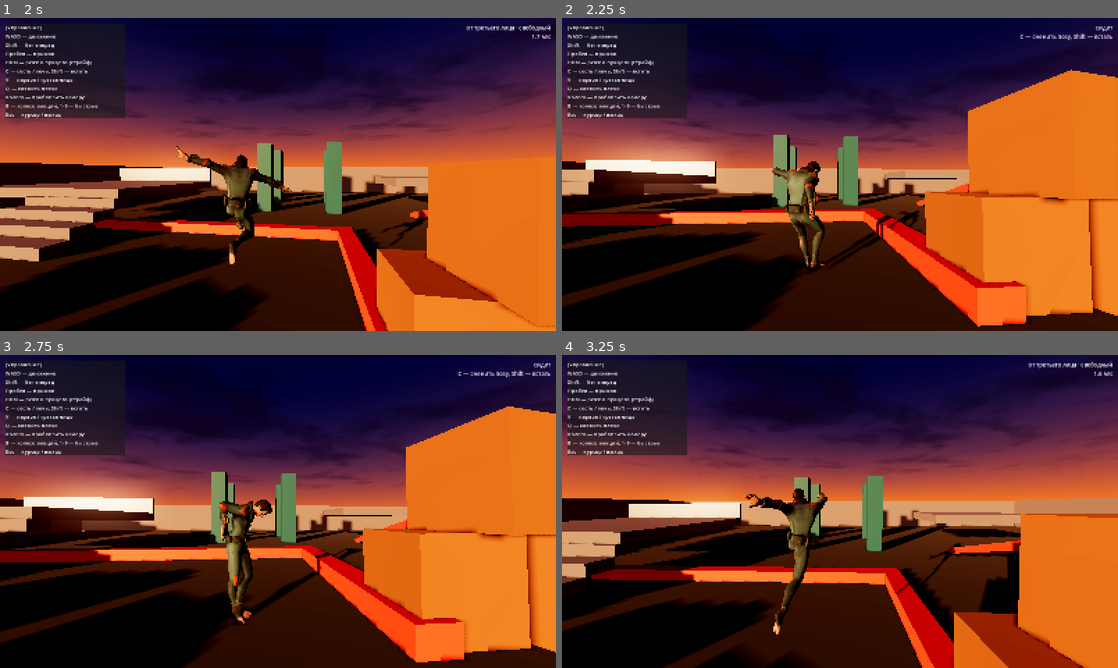
Above: before the commit, frames 1-4 (two rows, left to right).
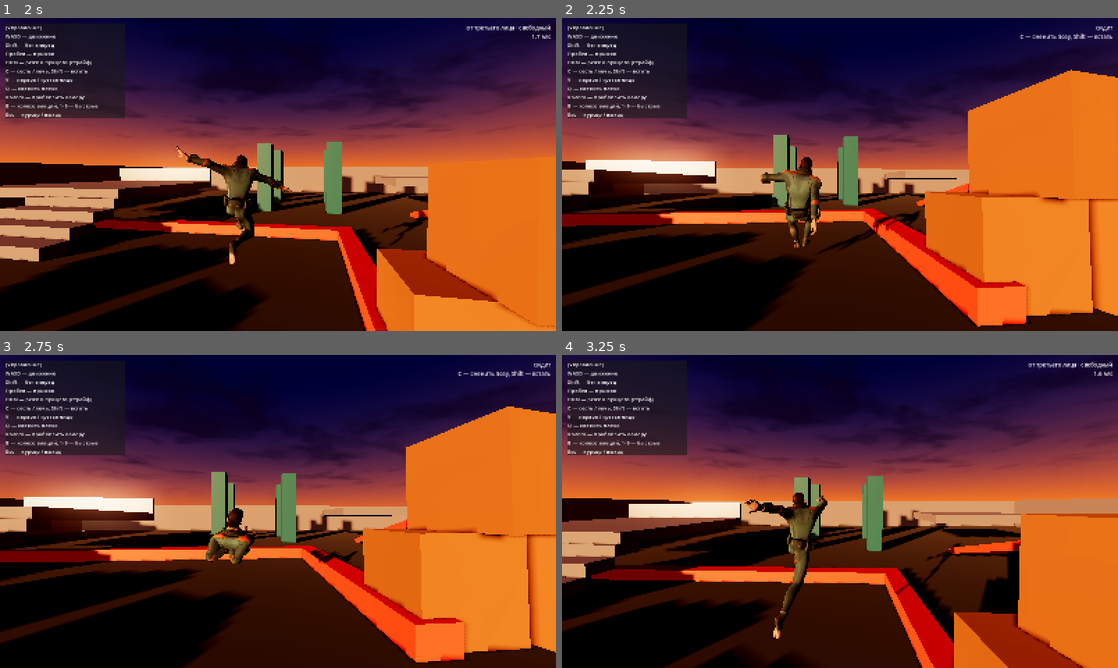
Above: after the commit, the same moments.

Repository: gazpromivanovic-boop/Sex
Game: Godot game, scene res://scenes/main.tscn
Same seed, same stepped clock (60 frames per second), same inputs: the game is played once before the commit and once after it.
Inputs (mouse positions are in pixels of both pictures, inside the frame that each line leads up to):
- Up to frame 1 (2 s): move the mouse to (305, 174) at 0.52 s; hold Right mouse button (aim) 0.53-1.28 s; hold W (move_forward) from 0.53 s (still down); tap Space (jump) at 0.77, 1.52 s; move the mouse to (250, 174) at 1.27 s; tap B (emote_wheel) at 1.35 s
- Up to frame 2 (2.25 s): keep holding W (move_forward); move the mouse to (851, 168) at 2.02 s; tap C (pose_cycle) at 2.1 s
- Up to frame 3 (2.75 s): keep holding W (move_forward)
- Up to frame 4 (3.25 s): keep holding W (move_forward); move the mouse to (834, 517) at 2.77 s; tap Shift (sprint) at 2.85 s; tap Space (jump) at 3.02 s

Frame 1 is identical in both runs. In frame 2, 2.1% of the frame differs, in the area x 35-65%, y 44-82%; in frame 3, 2.3%, in the area x 37-65%, y 46-87%; in frame 4, 1.2%.

Commit message:
Поза приезжала повёрнутой: поправка на разницу рестовых поз
Клип хранит поворот кости относительно её покоя в своём риге. Если покой там
другой, повороты приходят в чужой системе координат — персонаж сидит боком, а
лёжа стоит вертикально. В самом паке по этой же причине три FBX доворачивали
при сборке player.glb, но для клипов, подключаемых кодом, поправки не было.

Теперь она считается из разницы рестовых поз двух ригов и применяется к
дорожкам поворотов; смещения разворачиваются поправкой родителя, а для корневой
кости — своей же. Где позы совпадают, поправка единичная и ничего не меняет.

Сверху добавлен pose_tilt — массив доворотов в градусах по одному на позу, на
случай если расчёта не хватило и угол надо добить руками в инспекторе.

Co-Authored-By: Claude Opus 5 <noreply@anthropic.com>

Diff:
--- a/scripts/clip_importer.gd
+++ b/scripts/clip_importer.gd
@@ -10,9 +10,14 @@
 ## дорожки поворотов от масштаба не зависят, а вот смещение таза — зависит, и
 ## без пересчёта персонажа разорвёт.
 ##
+## И главное: клип может быть снят на другой позе покоя. Тогда повороты приезжают
+## в чужой системе координат, и персонаж сидит боком или лёжа стоит. Поправка
+## считается из разницы рестовых поз двух ригов — где они совпадают, поправка
+## единичная и ничего не трогает.
+##
 ## Поэтому клип переносится, а не подключается: пути дорожек переписываются на
-## наш скелет, смещения масштабируются по отношению ростов двух ригов, а кости,
-## которых у нас нет, выбрасываются.
+## наш скелет, повороты доворачиваются на разницу покоя, смещения переносятся
+## относительно покоя и масштабируются, а кости, которых у нас нет, выбрасываются.
 ##
 ## Использование:
 ##     ClipImporter.add_clip(anim_player, skeleton,
@@ -127,19 +132,50 @@
 			continue
 		clip.track_set_path(i, NodePath("%s:%s" % [bone_path, bone]))
 
-		if kind == Animation.TYPE_POSITION_3D:
+		var source_bone := -1
+		if from_skeleton != null:
+			source_bone = from_skeleton.find_bone(str(raw))
+			if source_bone < 0:
+				source_bone = from_skeleton.find_bone(bone)
+
+		# Поправка на разницу рестовых поз. Клип хранит поворот кости
+		# относительно её покоя в своём риге; если покой там другой, поза
+		# приезжает повёрнутой — персонаж сидит боком или лёжа стоит.
+		# Разница считается, а не подбирается: где позы совпадают, поправка
+		# выходит единичной и ничего не меняет.
+		var fix := _rest_fix(from_skeleton, source_bone, skeleton, target_bone)
+
+		if kind == Animation.TYPE_ROTATION_3D:
+			for k in clip.track_get_key_count(i):
+				var q: Quaternion = clip.track_get_key_value(i, k)
+				clip.track_set_key_value(i, k, fix * q)
+		elif kind == Animation.TYPE_POSITION_3D:
+			# смещение задано в системе родителя, поэтому и разворачиваем его
+			# поправкой родителя, а для корневой кости — своей же
+			var frame := fix
+			if from_skeleton != null and source_bone >= 0:
+				var source_parent := from_skeleton.get_bone_parent(source_bone)
+				var target_parent := skeleton.get_bone_parent(target_bone)
+				if source_parent >= 0 and target_parent >= 0:
+					frame = _rest_fix(from_skeleton, source_parent, skeleton, target_parent)
 			var here := skeleton.get_bone_rest(target_bone).origin
 			var there := Vector3.ZERO
-			if from_skeleton != null:
-				var source_bone := from_skeleton.find_bone(str(raw))
-				if source_bone < 0:
-					source_bone = from_skeleton.find_bone(bone)
-				if source_bone >= 0:
-					there = from_skeleton.get_bone_rest(source_bone).origin
+			if source_bone >= 0:
+				there = from_skeleton.get_bone_rest(source_bone).origin
 			for k in clip.track_get_key_count(i):
 				var v: Vector3 = clip.track_get_key_value(i, k)
-				clip.track_set_key_value(i, k, here + (v - there) * scale)
+				clip.track_set_key_value(i, k, here + (frame * (v - there)) * scale)
 	return clip
+
+
+## Поворот, переводящий покой исходной кости в покой нашей.
+static func _rest_fix(from_skeleton: Skeleton3D, source_bone: int,
+		skeleton: Skeleton3D, target_bone: int) -> Quaternion:
+	if from_skeleton == null or source_bone < 0 or target_bone < 0:
+		return Quaternion.IDENTITY
+	var qs := from_skeleton.get_bone_rest(source_bone).basis.get_rotation_quaternion()
+	var qt := skeleton.get_bone_rest(target_bone).basis.get_rotation_quaternion()
+	return qt * qs.inverse()
 
 
 static func _clean_bone(name: String) -> String:
--- a/scripts/player.gd
+++ b/scripts/player.gd
@@ -139,6 +139,11 @@
 	"res://assets/animations/sitting_idle.fbx",
 	"res://assets/animations/sitting_pose.fbx",
 ]
+## Доворот модели в позе, градусы по осям, по значению на каждую позу.
+## Обычно нужен ноль: clip_importer сам считает поправку на разницу рестовых поз.
+## Это запас на случай, если клип снят настолько иначе, что расчёта не хватило —
+## угол можно добить прямо в инспекторе, глядя в игру.
+@export var pose_tilt: Array[Vector3] = [Vector3.ZERO, Vector3.ZERO]
 
 @export_group("Эмоции")
 ## Скорость указателя в колесе эмоций.
@@ -199,6 +204,7 @@
 var _visual_offset: float = 0.0
 var _step_lag: Vector3 = Vector3.ZERO ## насколько картинка отстаёт после переноса вперёд
 var _pose_lift: float = 0.0           ## на сколько поднята модель, чтобы поза не тонула
+var _pose_tilt: Vector3 = Vector3.ZERO ## текущий доворот позы, градусы
 var _stair_cycle: float = 0.0         ## оценка глубины проступи по прошлым ступенькам
 var _stair_shift: float = 0.0         ## сколько дистанции подарил последний перенос
 var _stair_travel: float = 0.0        ## пройдено с прошлого захода на ступеньку
@@ -903,6 +909,15 @@
 	_step_lag = _step_lag.lerp(Vector3.ZERO, clampf(1.0 - exp(-step_smooth_speed * delta), 0.0, 1.0))
 	_land_dip = lerpf(_land_dip, 0.0, clampf(1.0 - exp(-land_dip_recover * delta), 0.0, 1.0))
 
+	# доворот ставим до замера подъёма: подъём считается по костям, а они едут
+	# вместе с моделью
+	var tilt := Vector3.ZERO
+	if posing and pose_index >= 0 and pose_index < pose_tilt.size():
+		tilt = pose_tilt[pose_index]
+	_pose_tilt = _pose_tilt.lerp(tilt, clampf(delta * 8.0, 0.0, 1.0))
+	model.rotation = Vector3(deg_to_rad(_pose_tilt.x),
+		model_yaw + deg_to_rad(_pose_tilt.y), deg_to_rad(_pose_tilt.z))
+
 	var lift: float = _pose_lift_target() if posing or _pose_lift > 0.001 else 0.0
 	_pose_lift = lerpf(_pose_lift, lift, clampf(delta * 10.0, 0.0, 1.0))
 
Not shown, changed: README.md
